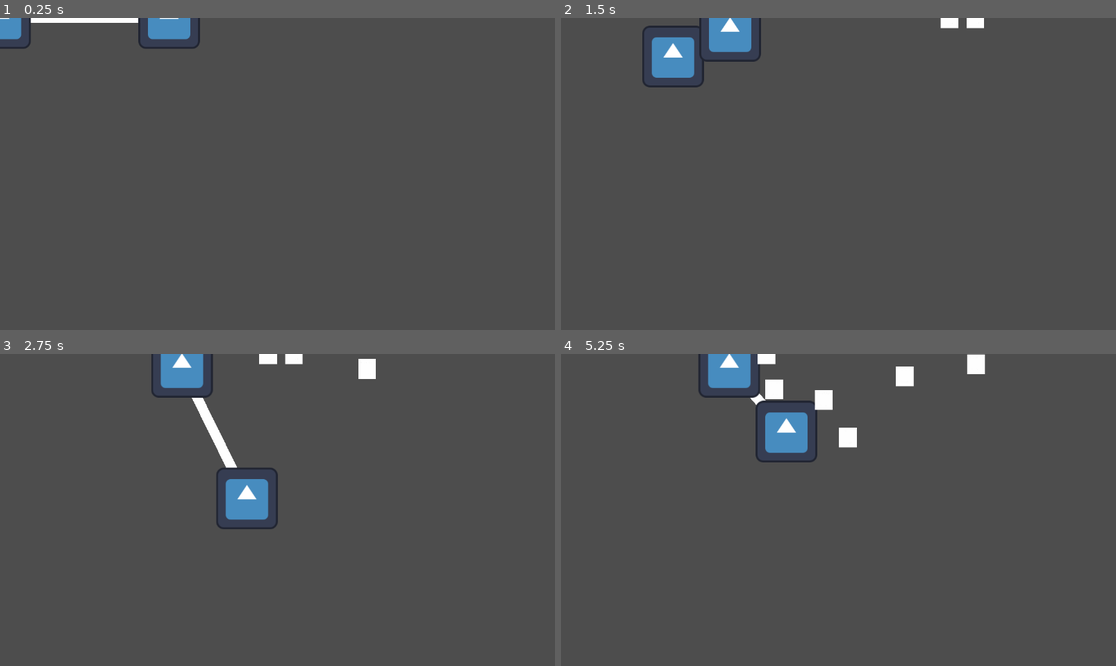
Above: before the commit, frames 1-4 (two rows, left to right).
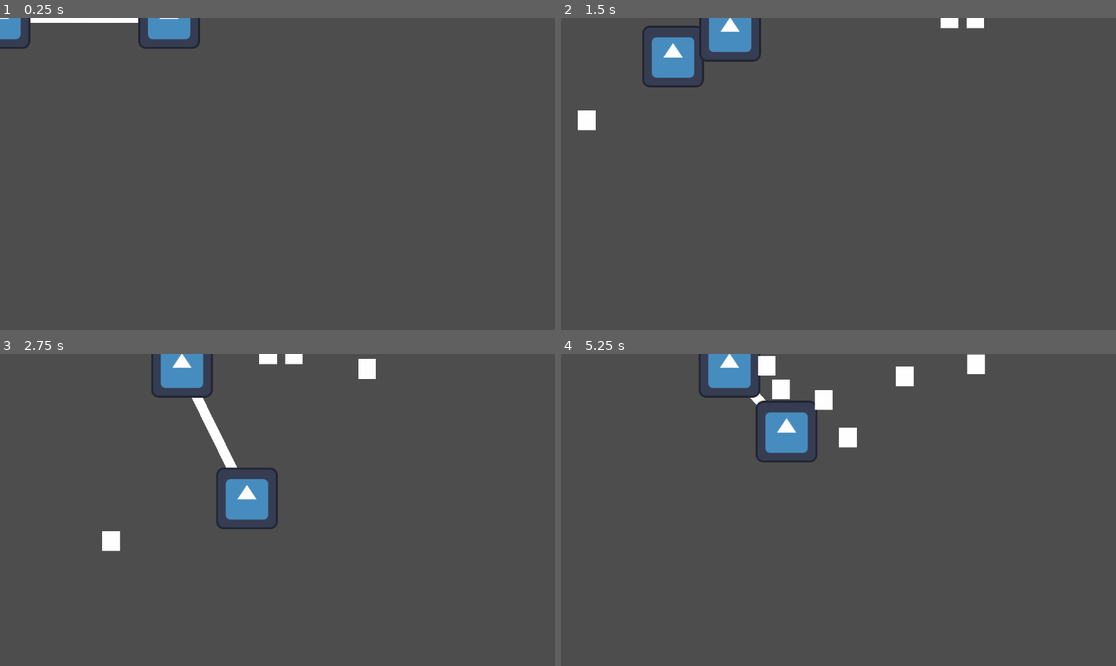
Above: after the commit, the same moments.

Repository: dweltstorm/g4c
Game: Godot game, scene res://Scenes/world.tscn
Two runs of this game, one before a commit and one after it. Both use one fixed random seed, a clock stepped at 60 frames per second and the inputs below. The engine's default icon, where the game draws it, is replaced by a stand-in: a white triangle on a blue panel in a dark square.
Inputs:
- Up to frame 1 (0.25 s): no input
- Up to frame 2 (1.5 s): tap Enter (ui_accept) at 0.5, 0.77 s; hold D (right) 0.53-1.28 s; tap Down (down2) at 0.6 s; hold S (down) from 1.28 s (still down); tap Left (left2) at 1.35 s
- Up to frame 3 (2.75 s): tap Enter (ui_accept) at 1.52 s; release S (down) at 2.03 s; hold D (right) from 2.03 s (still down); tap Right (right2) at 2.1 s
- Up to frame 4 (5.25 s): release D (right) at 2.78 s; hold W (up) 2.78-3.53 s; tap Up (up2) at 2.85 s; tap Enter (ui_accept) at 3.02, 3.77, 4.52 s; hold A (left) 3.53-5.03 s; tap Down (down2) at 3.6 s; tap Left (left2) at 4.35 s; hold S (down) from 5.03 s (still down); tap Right (right2) at 5.1 s

The runs differ from the first frame. In frame 1, less than 0.1% of the frame differs, in the area x 1-6%, y 0-10%; in frame 2, 0.2%; in frame 3, 0.2%; in frame 4, 0.4%, in the area x 28-45%, y 0-31%.

Commit message:
update

Diff:
--- a/Scenes/player.tscn
+++ b/Scenes/player.tscn
@@ -43,3 +43,5 @@
 [node name="Sprite2D" type="Sprite2D" parent="Net"]
 scale = Vector2(0.5, 0.02)
 texture = ExtResource("4_hs6fe")
+
+[connection signal="area_entered" from="Net" to="." method="_on_net_area_entered"]
--- a/Scenes/world.tscn
+++ b/Scenes/world.tscn
@@ -1,8 +1,15 @@
-[gd_scene load_steps=2 format=3 uid="uid://ftueyn6uo2yg"]
+[gd_scene load_steps=4 format=3 uid="uid://ftueyn6uo2yg"]
 
 [ext_resource type="PackedScene" uid="uid://bl3cvhmftviou" path="res://Scenes/player.tscn" id="1_nwtkb"]
+[ext_resource type="Script" path="res://Scripts/state_controller.gd" id="2_fo612"]
+[ext_resource type="PackedScene" uid="uid://nl2u67hb47g" path="res://Scenes/fish.tscn" id="3_u5qy5"]
 
 [node name="World" type="Node2D"]
 
 [node name="Player" parent="." instance=ExtResource("1_nwtkb")]
 position = Vector2(2.08165e-12, 2.08165e-12)
+
+[node name="Node" type="Node" parent="."]
+script = ExtResource("2_fo612")
+
+[node name="Fish" parent="." instance=ExtResource("3_u5qy5")]
--- a/Scripts/fish_movement.gd
+++ b/Scripts/fish_movement.gd
@@ -1,8 +1,10 @@
 extends CharacterBody2D
-#test
+
 var speed : float = 200
-@onready var target : Node2D = get_parent().get_node("Player").char1
+@onready var player : Node2D = get_parent().get_node("Player")
+@onready var target : Node2D = player.char1
 @onready var direction = (target.global_position - position).normalized()
+
 
 func _physics_process(_delta):
 	velocity = direction * speed
--- a/Scripts/player_movement.gd
+++ b/Scripts/player_movement.gd
@@ -4,7 +4,7 @@
 @export var max_distance : float = 500
 @onready var char1 : CharacterBody2D = $Char1
 @onready var char2 : CharacterBody2D = $Char2
-@onready var current_char : CharacterBody2D = char1
+@onready var net : Area2D = $Net
 @onready var fish = load("res://Scenes/fish.tscn")
 
 func get_input():
--- a/Scripts/state_controller.gd
+++ b/Scripts/state_controller.gd
@@ -7,5 +7,5 @@
 
 
 # Called every frame. 'delta' is the elapsed time since the previous frame.
-func _process(delta):
+func _process(_delta):
 	pass
